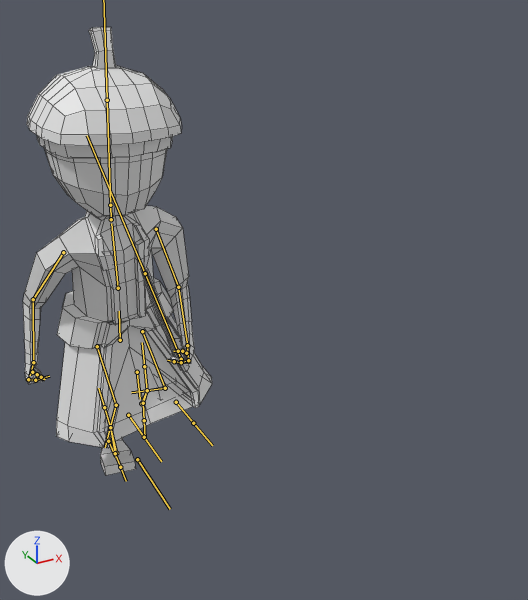
One commit to the FBX model Map/Assets/Models/Yamato_samurai/Yamato_samurai.fbx: the scene before it, then after it.
Rendered twice from a camera (50 mm lens) standing at (-6.88, -22.41, 16.65) and looking at (3.51, -3.51, 7.2). Arrows for +X, +Y and +Z are at lower left; the lights stay in place. Both versions are drawn at frame 1 of the action 'Armature|Untitled'; the numbers are the values there. The bones that bend it are drawn over the model as lines. Mesh edges are drawn as thin lines.

In view in the first picture: 'Samurai'.
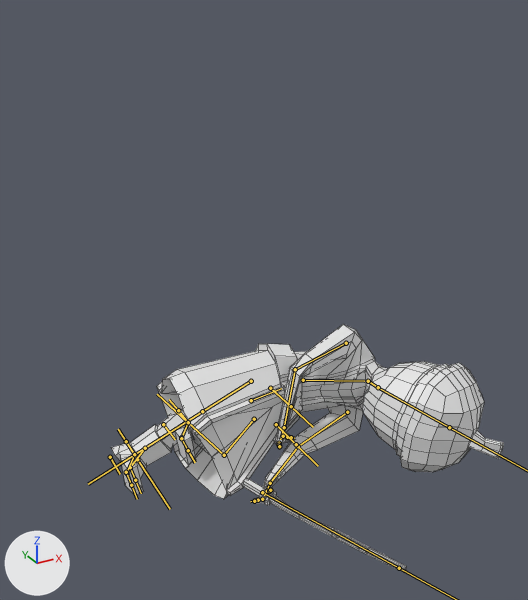
The edits, one by one:
Bone 'Espada' (bone_espada) moves from (-0.24, 1.62, -3.22) to (-5.12, 3.55, -1.27).
Bone 'Espada' (bone_espada) turns from (-28, -41, -37) to (97, -68, -94) degrees about its own x, y and z.
Bone 'Abdomen' (bone_abdomen) moves from (0.26, -0.44, -0.02) to (-4.18, -3.44, -1.46).
Bone 'Abdomen' (bone_abdomen) turns from (-17, 3, -5) to (4, -2, 86) degrees about its own x, y and z.
Bone 'Pecho' (bone_pecho) turns from (-6, 0, -1) to (44, -1, 0) degrees about its own x, y and z.
Bone 'Cuello' (bone_cuello) turns from (0, 0, 0) to (-34, -5, 13) degrees about its own x, y and z.
Bone 'Cabeza' (bone_cabeza) turns from (-5, -1, -5) to (0, 0, 0) degrees about its own x, y and z.
Bone 'Brazo.L' (bone_brazo_l) turns from (-22, -1, 0) to (-31, -18, -51) degrees about its own x, y and z.
Bone 'Antebrazo.L' (bone_antebrazo_l) turns from (-3, 10, -40) to (3, 0, 17) degrees about its own x, y and z.
Bone 'Mano.L' (bone_mano_l) turns from (8, 14, -23) to (23, -13, 1) degrees about its own x, y and z.
Bone 'Dedos1.L' (bone_dedos1_l) turns from (38, 6, 3) to (0, 0, 0) degrees about its own x, y and z.
Bone 'Dedos2.L' (bone_dedos2_l) turns from (24, 4, -1) to (0, 0, 0) degrees about its own x, y and z.
Bone 'Brazo.R' (bone_brazo_r) turns from (-12, -16, -20) to (-38, 30, 44) degrees about its own x, y and z.
Bone 'Antebrazo.R' (bone_antebrazo_r) turns from (9, -3, 7) to (-60, 13, 19) degrees about its own x, y and z.
Bone 'Mano.R' (bone_mano_r) turns from (12, 7, -7) to (0, 0, 0) degrees about its own x, y and z.
Bone 'Dedos1.R' (bone_dedos1_r) turns from (38, -6, -3) to (0, 0, 0) degrees about its own x, y and z.
Bone 'Dedos2.R' (bone_dedos2_r) turns from (24, -4, 1) to (0, 0, 0) degrees about its own x, y and z.
Bone 'Femur.L' (bone_femur_l) turns from (-56, 1, -2) to (-25, 0, -6) degrees about its own x, y and z.
Bone 'Tibia.L' (bone_tibia_l) turns from (96, 0, 0) to (112, 0, 0) degrees about its own x, y and z.
Bone 'Femur.R' (bone_femur_r) turns from (-36, 0, -2) to (22, -8, -33) degrees about its own x, y and z.
Bone 'Tibia.R' (bone_tibia_r) turns from (56, 0, 0) to (-3, 0, 0) degrees about its own x, y and z.
Bone 'Pierna_Control.L' (bone_pierna_control_l) moves from (0.04, -1.18, 2.66) to (-0.48, 0.0, 0.77).
Bone 'Pierna_Control.L' (bone_pierna_control_l) turns from (-84, -1, 2) to (0, -82, 0) degrees about its own x, y and z.
Bone 'Pierna_Control.R' (bone_pierna_control_r) moves from (-0.3, -1.07, 0.0) to (0.0, 0.0, 0.0).
Bone 'Pierna_Control.R' (bone_pierna_control_r) turns from (0, 0, -5) to (0, -82, 0) degrees about its own x, y and z.
Bone 'Pie.R' (bone_pie_r) moves from (0.03, 0.08, 0.38) to (0.23, -0.14, 0.41).
Bone 'Pie.R' (bone_pie_r) turns from (-23, 0, 2) to (-20, 2, 11) degrees about its own x, y and z.
Bone 'DedosPie.R' (bone_dedospie_r) turns from (23, -2, -2) to (20, -5, -11) degrees about its own x, y and z.
Bone 'Pie_Roll.R' (bone_pie_roll_r) turns from (23, -1, 1) to (0, 0, 0) degrees about its own x, y and z.

Where the change shows, as pixel boxes (x1, y1, x2, y2) in the pictures (528 x 600 px):
'Samurai', posed (107% wider, 45% shorter): before (23, 27, 212, 476); after (111, 324, 504, 572)
bone 'Espada', root to tip: before (181, 359) to (145, 273); after (262, 492) to (399, 568)
bone 'Abdomen', root to tip: before (120, 340) to (119, 311); after (251, 400) to (281, 388)
bone 'Pecho', root to tip: before (118, 288) to (111, 223); after (303, 380) to (364, 381)
bone 'Cuello', root to tip: before (111, 219) to (110, 205); after (368, 381) to (378, 387)
bone 'Cabeza', root to tip: before (110, 205) to (107, 100); after (378, 387) to (449, 427)
bone 'Brazo.L', root to tip: before (156, 229) to (178, 287); after (347, 412) to (298, 446)
bone 'Antebrazo.L', root to tip: before (178, 287) to (187, 345); after (298, 446) to (270, 483)
bone 'Mano.L', root to tip: before (187, 345) to (188, 357); after (270, 483) to (264, 495)
bone 'Dedos1.L', root to tip: before (188, 360) to (181, 362); after (262, 499) to (258, 500)
bone 'Dedos2.L', root to tip: before (181, 362) to (174, 361); after (258, 500) to (254, 501)
bone 'Brazo.R', root to tip: before (63, 252) to (33, 299); after (346, 343) to (295, 369)
bone 'Antebrazo.R', root to tip: before (33, 299) to (33, 362); after (295, 369) to (284, 427)
bone 'Mano.R', root to tip: before (33, 362) to (30, 375); after (284, 427) to (280, 439)
bone 'Dedos1.R', root to tip: before (28, 379) to (35, 380); after (279, 443) to (279, 445)
bone 'Dedos2.R', root to tip: before (35, 380) to (42, 378); after (279, 445) to (279, 446)
bone 'Femur.L', root to tip: before (142, 331) to (165, 388); after (254, 419) to (224, 455)
bone 'Tibia.L', root to tip: before (165, 388) to (147, 390); after (224, 455) to (188, 422)
bone 'Femur.R', root to tip: before (97, 346) to (116, 405); after (251, 381) to (202, 411)
bone 'Tibia.R', root to tip: before (116, 405) to (110, 428); after (202, 411) to (145, 448)
bone 'Pierna_Control.L', root to tip: before (137, 372) to (140, 399); after (163, 424) to (175, 439)
bone 'Pierna_Control.R', root to tip: before (108, 441) to (115, 457); after (110, 457) to (120, 474)
bone 'Pie.R', root to tip: before (110, 427) to (115, 453); after (145, 448) to (130, 467)
bone 'DedosPie.R', root to tip: before (115, 453) to (120, 467); after (130, 467) to (135, 480)
bone 'Pie_Roll.R', root to tip: before (116, 453) to (110, 427); after (126, 473) to (134, 454)
